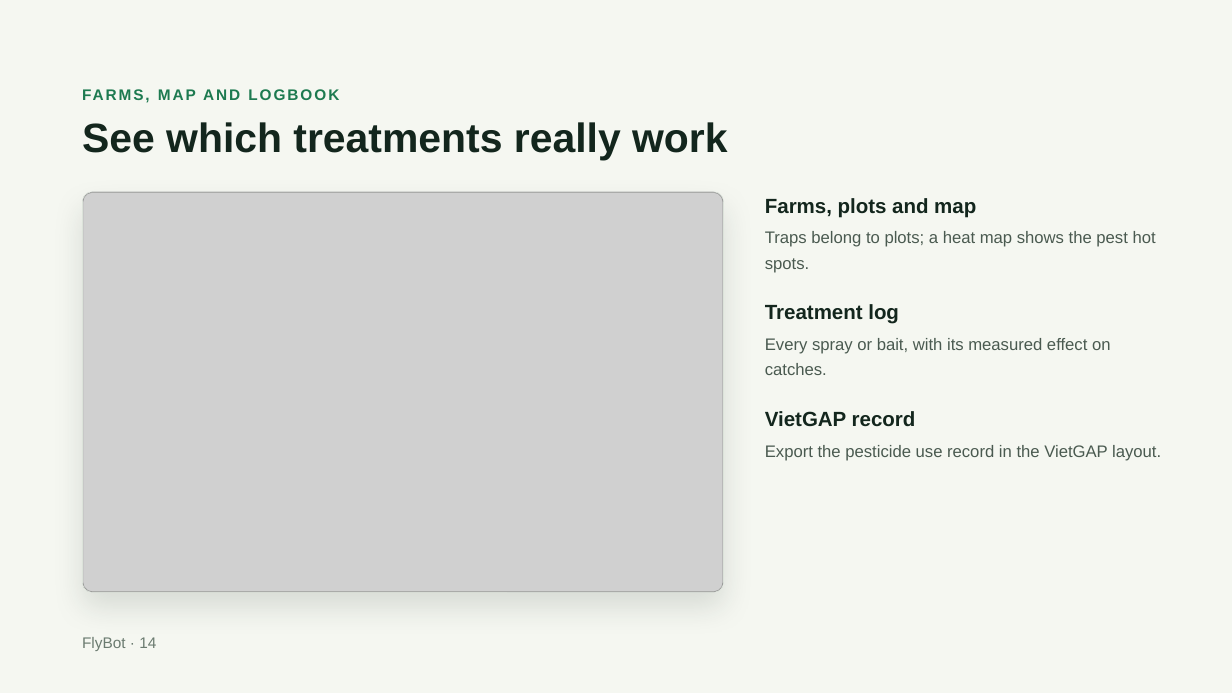
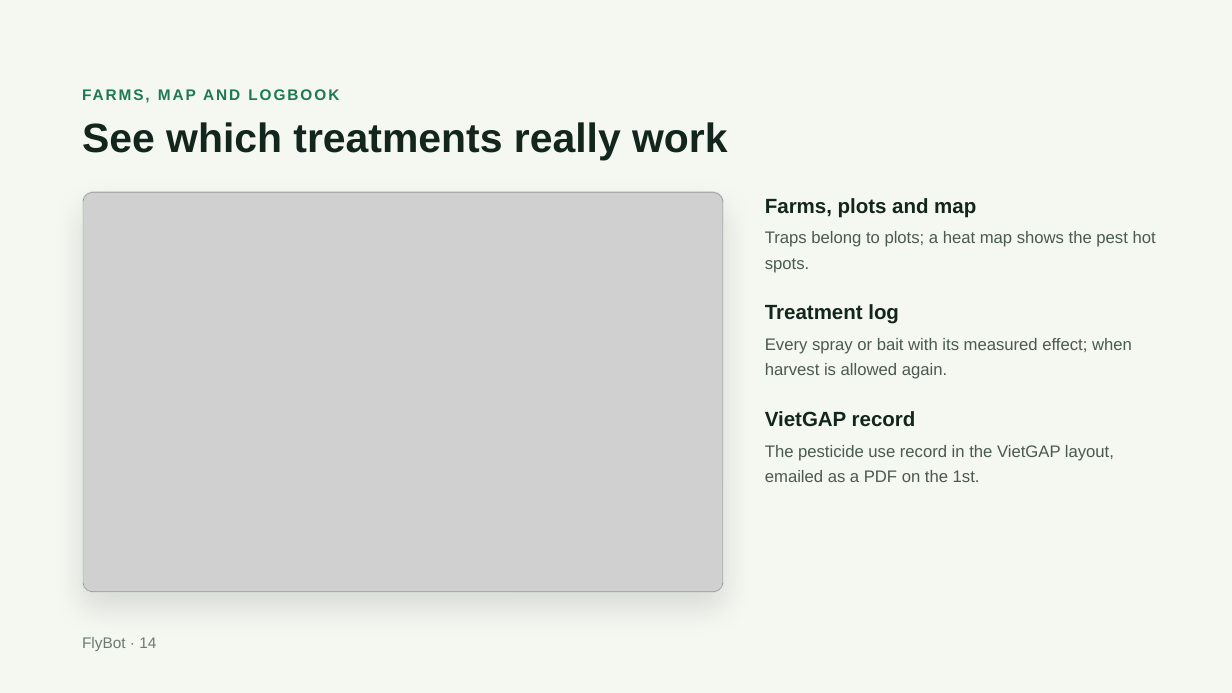
Before and after one commit to agrhub/flybot, a slide deck: slide 14 of FlyBot – Product overview.pptx. Drawn at 1232x693 pixels with LibreOffice and Linux fonts; fonts in the diff are those of the drawing; grey boxes stand for pictures. Boxes give left, top, right and bottom in pixels: in the first picture for what was removed or moved away, otherwise in the second. Text is boxed around its words. In the diff, an @@ line names an element or a change of style, - is before the commit and + after.

```diff
--- a/FlyBot – Product overview.pptx
+++ b/FlyBot – Product overview.pptx
@@ text at (765, 338, 1132, 379): text changed @@
-Every spray or bait, with its measured effect on catches.
+Every spray or bait with its measured effect; when harvest is allowed again.
@@ text at (765, 445, 1114, 482): text changed @@
-Export the pesticide use record in the VietGAP layout.
+The pesticide use record in the VietGAP layout, emailed as a PDF on the 1st.
```
Also in this commit, not shown: 11 other slides changed, 1 other file.
